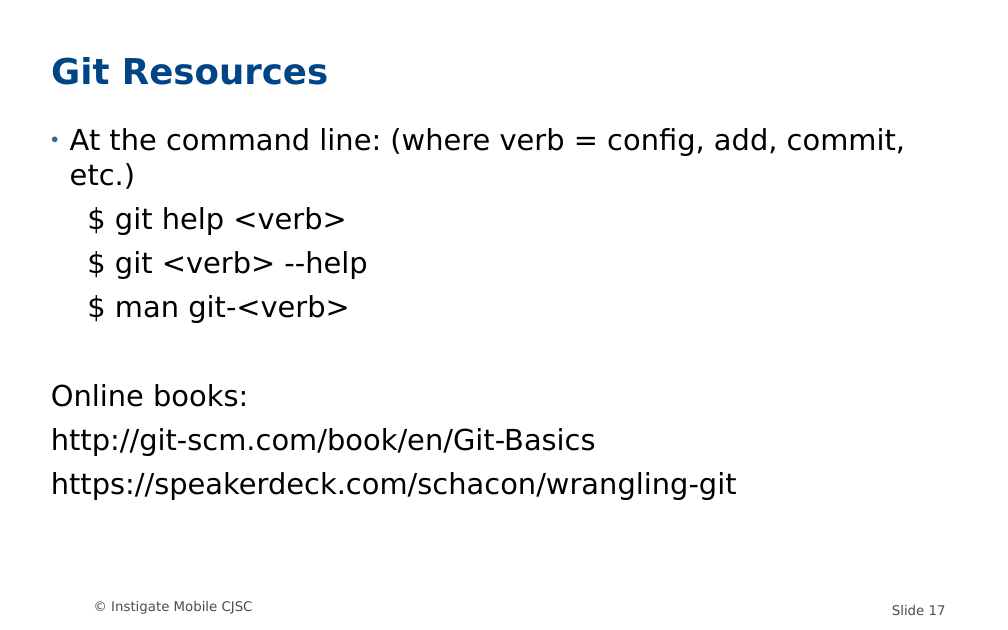
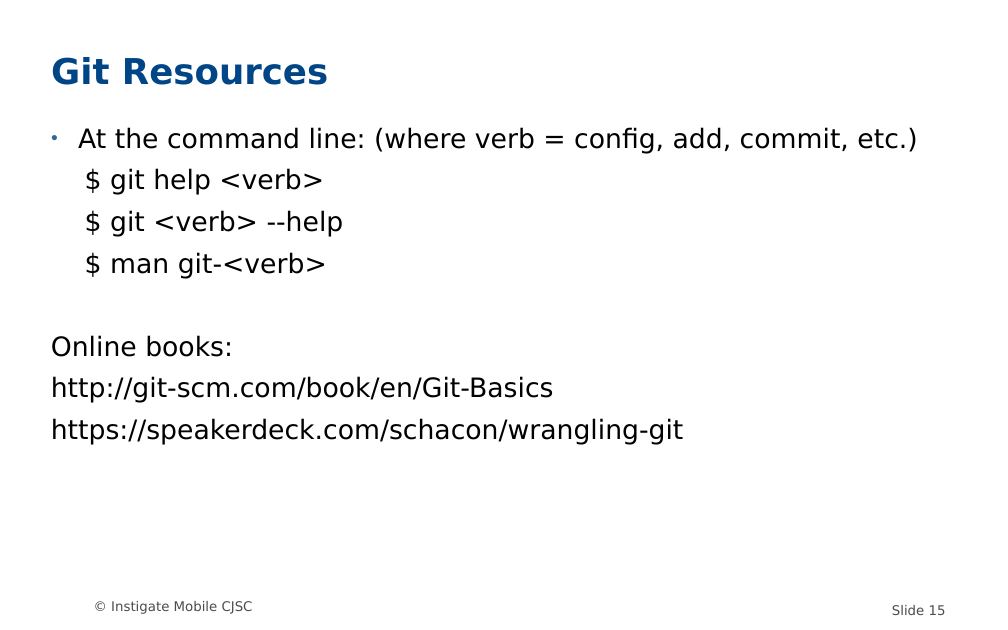
Before and after one commit to MariamP/myRepo, a slide deck: slide 15 of GIT.odp (slide 17 before the commit). Drawn at 1008x630 pixels with LibreOffice and Linux fonts; fonts in the diff are those of the drawing; background and template pictures are left out. Boxes give left, top, right and bottom in pixels: in the first picture for what was removed or moved away, otherwise in the second. Text is boxed around its words. In the diff, an @@ line names an element or a change of style, - is before the commit and + after.

```diff
--- a/GIT.odp
+++ b/GIT.odp
@@ subtitle "At the command line: (where ..." at box(51, 127, 917, 445): size 26 to 24 pt @@
@@ page number at box(892, 605, 946, 615): text changed @@
-Slide 17
+Slide 15
```
Also in this commit, not shown: 10 other slides changed, 2 slides added, 4 slides removed.
